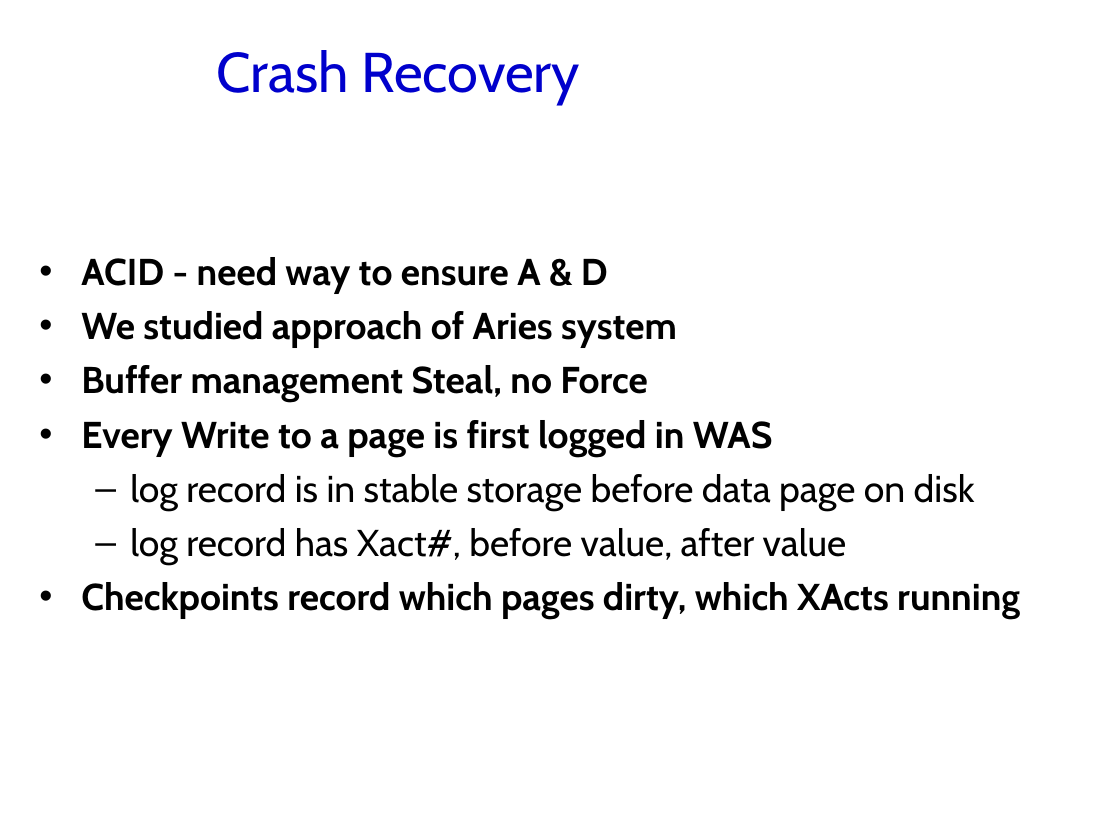
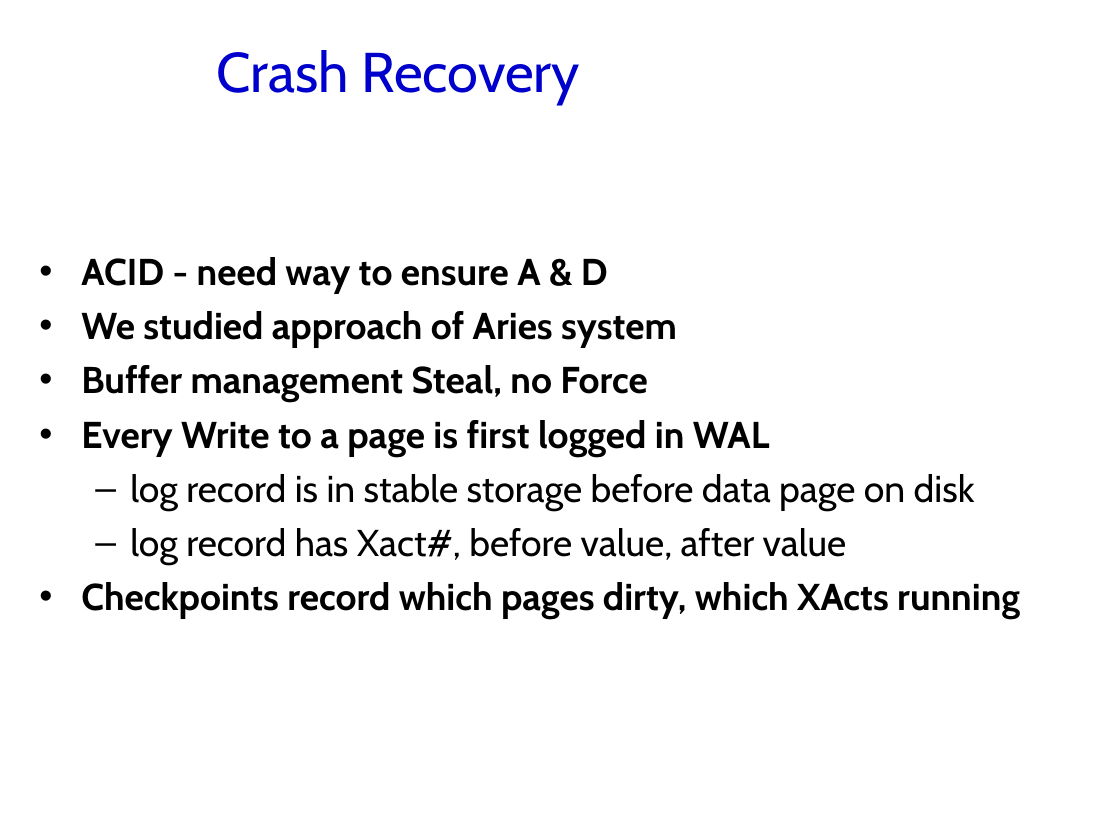
Before and after one commit to jhellerstein/cs186-09, a slide deck: slide 35 of lecs/21-final_review.ppt. Drawn at 1120x840 pixels with LibreOffice and Linux fonts; fonts in the diff are those of the drawing; background and template pictures are left out. Boxes give left, top, right and bottom in pixels: in the first picture for what was removed or moved away, otherwise in the second. Text is boxed around its words. In the diff, an @@ line names an element or a change of style, - is before the commit and + after.

```diff
--- a/lecs/21-final_review.ppt
+++ b/lecs/21-final_review.ppt
@@ text at <box>81,420,770,456</box>: text changed @@
-• Every Write to a page is first logged in WAS
+• Every Write to a page is first logged in WAL
```
Also in this commit, not shown: 3 other slides changed.
